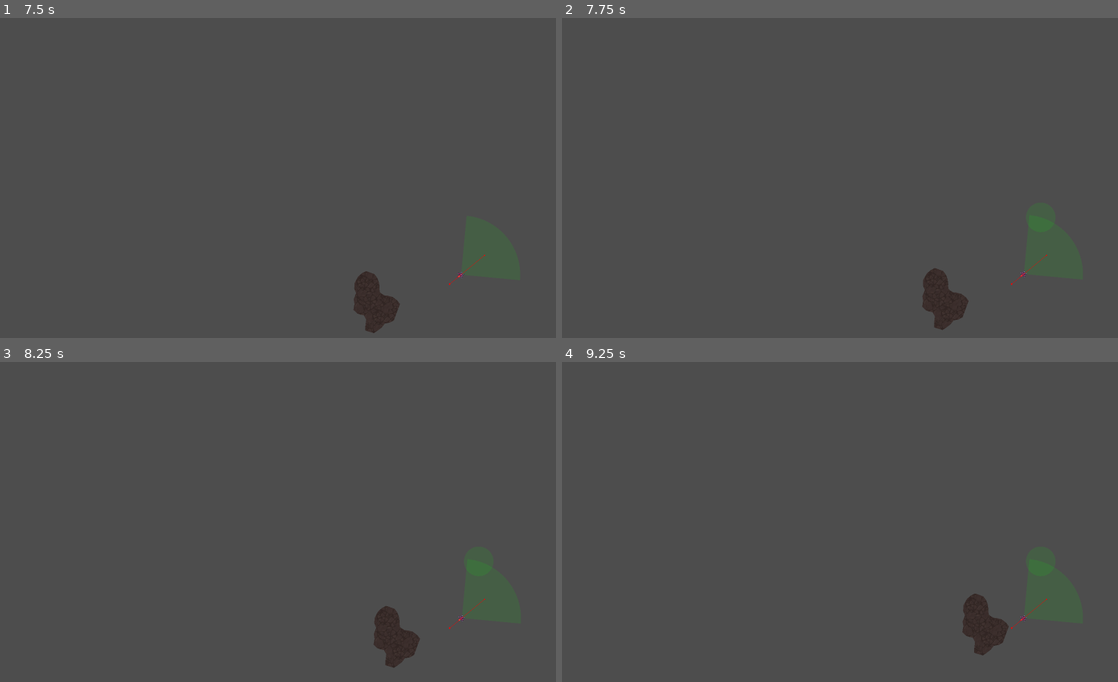
Above: before the commit, frames 1-4 (two rows, left to right).
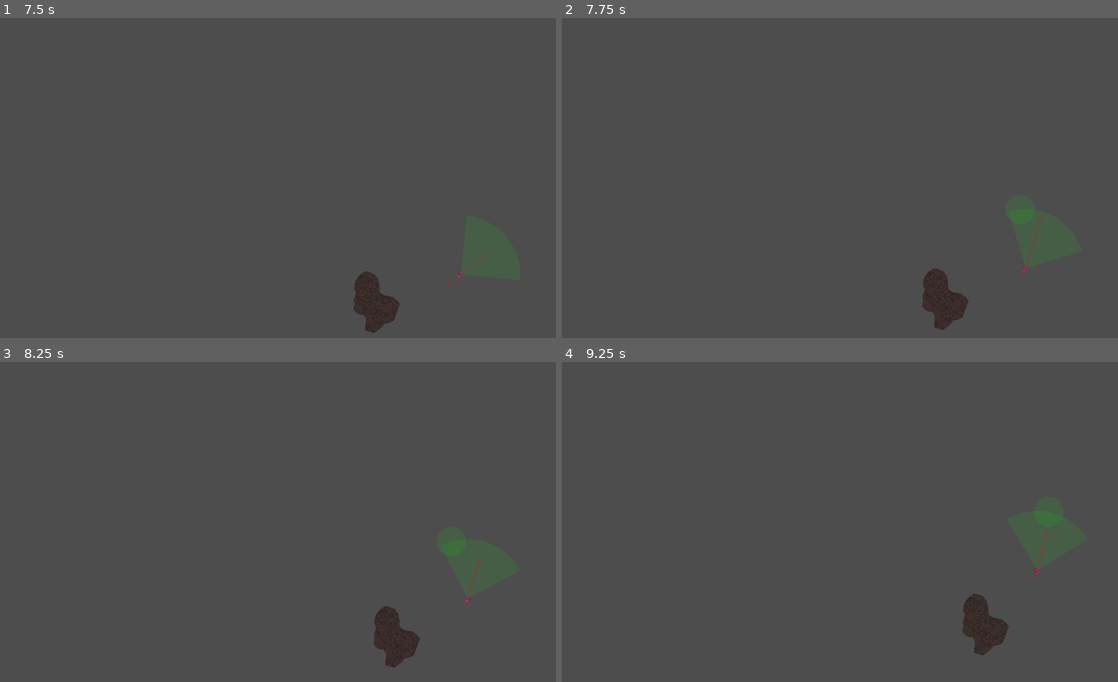
Above: after the commit, the same moments.

Repository: lynch16/Asteroids2D
Game: Godot game, scene res://Levels/Core/level.tscn
Same seed, same stepped clock (60 frames per second), same inputs: the game is played once before the commit and once after it. This scene is started directly instead of the project's main scene.
Inputs (mouse positions are in pixels of both pictures, inside the frame that each line leads up to):
- Up to frame 1 (7.5 s): tap Enter at 0.5 s; move the mouse to (400, 162) at 0.52 s; hold D (yaw_right) 0.53-1.28 s; tap Space (fire_weapon) at 0.6, 2, 2.1, 3.6, 5.1, 6.6 s; move the mouse to (166, 194) at 1.27 s; hold S (brake) 1.28-2.03 s; click (166, 194) at 1.35 s; move the mouse to (333, 107) at 2.02 s; hold D (yaw_right) 2.03-2.78 s; move the mouse to (250, 242) at 2.77 s; hold W (thrust) 2.78-3.53 s; click (250, 242) at 2.85 s; move the mouse to (444, 226) at 3.52 s; hold A (yaw_left) 3.53-5.03 s; move the mouse to (111, 130) at 4.27 s; click (111, 130) at 4.35 s; move the mouse to (305, 178) at 5.02 s; hold S (brake) 5.03-5.78 s; move the mouse to (194, 98) at 5.77 s; hold D (yaw_right) 5.78-6.53 s; click (194, 98) at 5.85 s; move the mouse to (400, 162) at 6.52 s; hold W (thrust) 6.53-7.28 s; move the mouse to (166, 194) at 7.27 s; hold D (yaw_right) from 7.28 s (still down); click (166, 194) at 7.35 s
- Up to frame 2 (7.75 s): keep holding D (yaw_right)
- Up to frame 3 (8.25 s): move the mouse to (333, 451) at 8.02 s; release D (yaw_right) at 8.03 s; hold S (brake) from 8.03 s (still down); tap Space (fire_weapon) at 8.1 s
- Up to frame 4 (9.25 s): move the mouse to (812, 586) at 8.77 s; release S (brake) at 8.78 s; hold A (yaw_left) from 8.78 s (still down); click (812, 586) at 8.85 s

Frame 1 is identical in both runs. In frame 2, 0.2% of the frame differs, in the area x 80-88%, y 59-84%; in frame 3, 0.2%; in frame 4, 0.4%, in the area x 80-90%, y 46-84%.

Commit message:
Set active state if none exists; fix FSM not updating bug

Diff:
--- a/Models/EntityModules/AI/HFSM/state_machine.gd
+++ b/Models/EntityModules/AI/HFSM/state_machine.gd
@@ -34,7 +34,7 @@
 	_active_state.call_deferred("on_enter", null);
 
 func _process(delta: float) -> void:
-	if (!Engine.is_editor_hint):
+	if (!Engine.is_editor_hint()):
 		update(delta);
 
 func update(_delta: float) -> void:
@@ -48,3 +48,5 @@
 				break;
 
 		_active_state.on_update(_delta);
+	else:
+		_active_state = _initial_state if _initial_state != null else _states[0];
